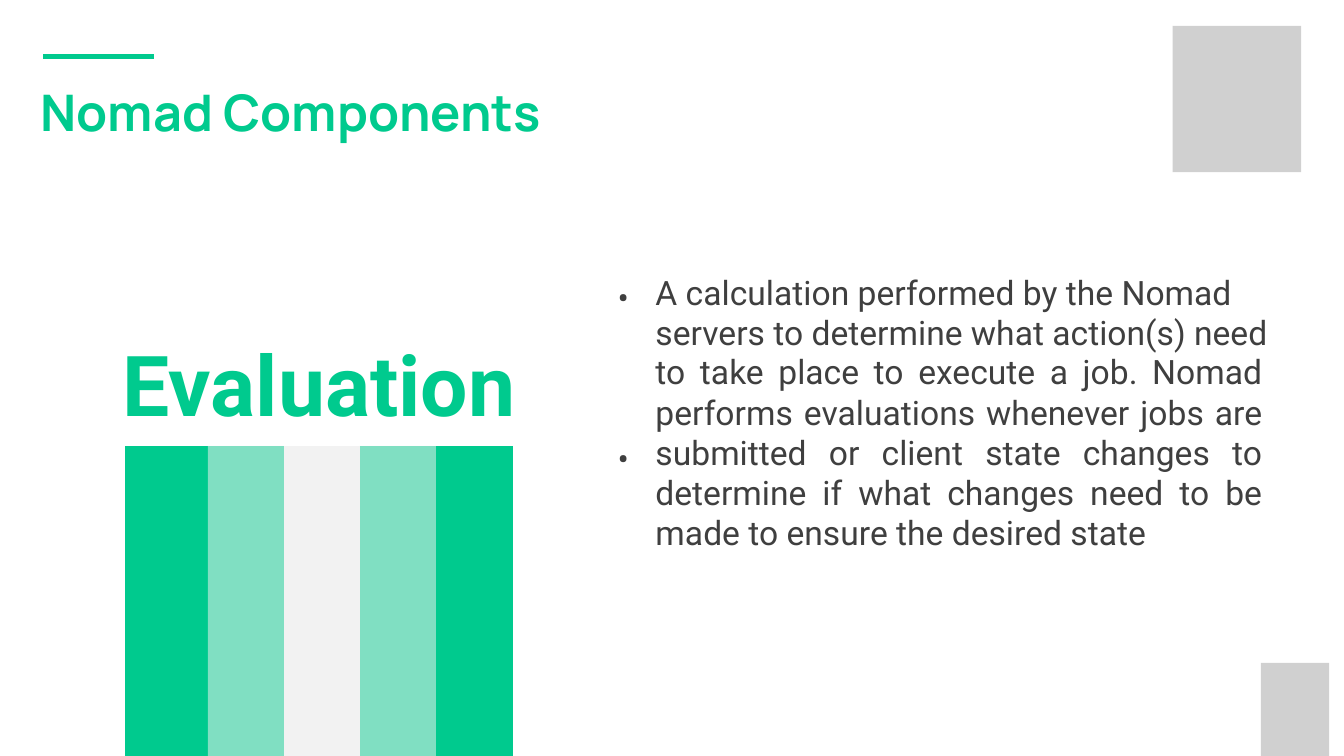
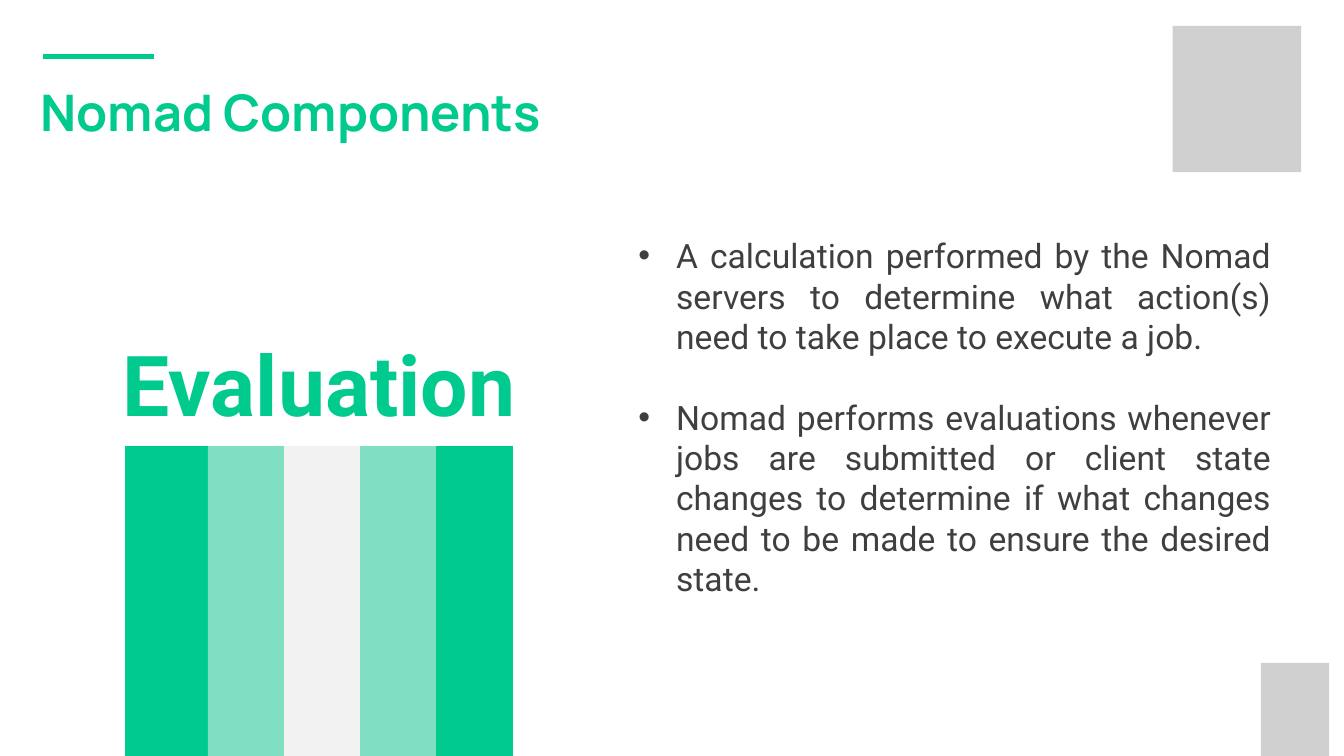
Before and after one commit to sahil7879/nomad-training, a slide deck: slide 16 of 1-Nomad+Introduction.pptx. Drawn at 1344x756 pixels with LibreOffice and Linux fonts; fonts in the diff are those of the drawing; grey boxes stand for pictures; background and template pictures are left out. Boxes give left, top, right and bottom in pixels: in the first picture for what was removed or moved away, otherwise in the second. Text is boxed around its words. In the diff, an @@ line names an element or a change of style, - is before the commit and + after.

```diff
--- a/1-Nomad+Introduction.pptx
+++ b/1-Nomad+Introduction.pptx
@@ text at [676, 242, 1271, 592]: text changed @@
-to take place to execute a job. Nomad performs evaluations whenever jobs are submitted or client state changes to determine if what changes need to be made to ensure the desired state
+• A calculation performed by the Nomad servers to determine what action(s) need to take place to execute a job.
+• Nomad performs evaluations whenever jobs are submitted or client state changes to determine if what changes need to be made to ensure the desired state.
@@ text removed at [618, 270, 630, 316] @@
-•
@@ text removed at [655, 279, 1267, 353] @@
-A calculation performed by the Nomad servers to determine what action(s) need
@@ text removed at [618, 432, 630, 477] @@
-•
```
Also in this commit, not shown: 16 other slides changed, 2 other files.
